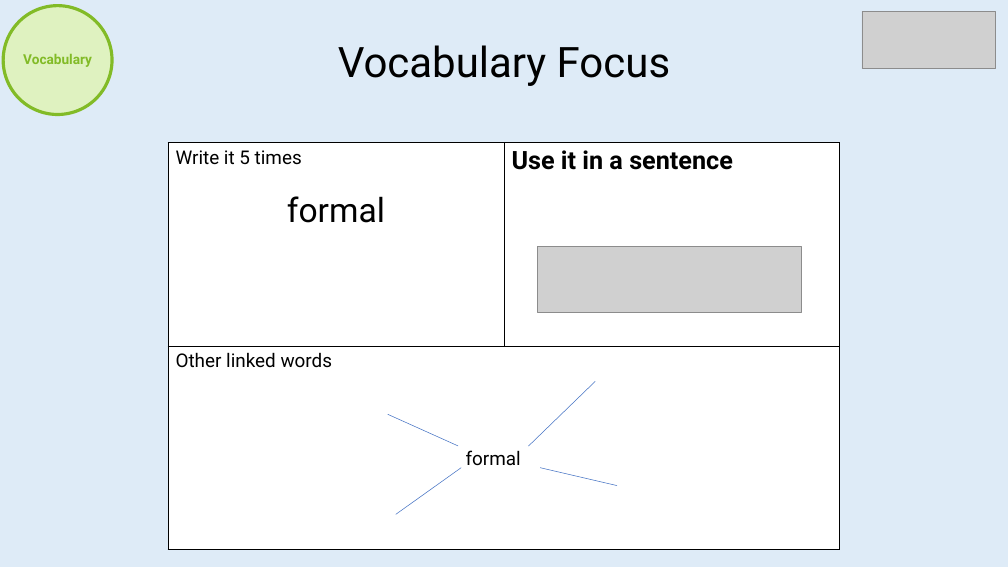
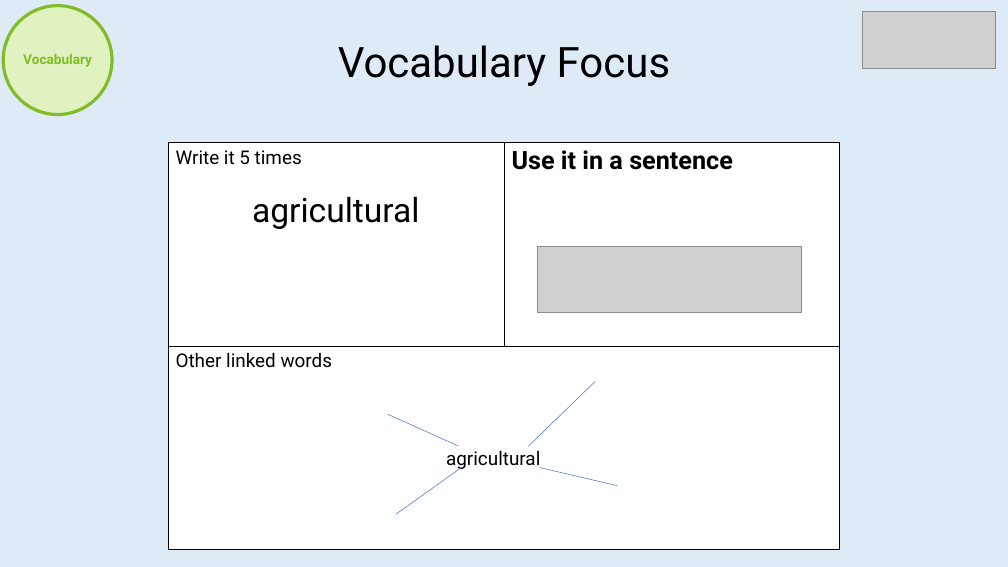
Before and after one commit to imcl75/claude_files, a slide deck: slide 19 of Reading/BeingAReader_Template.pptx. Drawn at 1008x567 pixels with LibreOffice and Linux fonts; fonts in the diff are those of the drawing; grey boxes stand for pictures. Boxes give left, top, right and bottom in pixels: in the first picture for what was removed or moved away, otherwise in the second. Text is boxed around its words. In the diff, an @@ line names an element or a change of style, - is before the commit and + after.

```diff
--- a/Reading/BeingAReader_Template.pptx
+++ b/Reading/BeingAReader_Template.pptx
@@ table at (168,143,839,550) @@
-row 1, column 1: Write it 5 times / formal
+row 1, column 1: Write it 5 times / agricultural
@@ text at (446,450,540,471): text changed @@
-formal
+agricultural
```
Also in this commit, not shown: 14 other slides changed.
